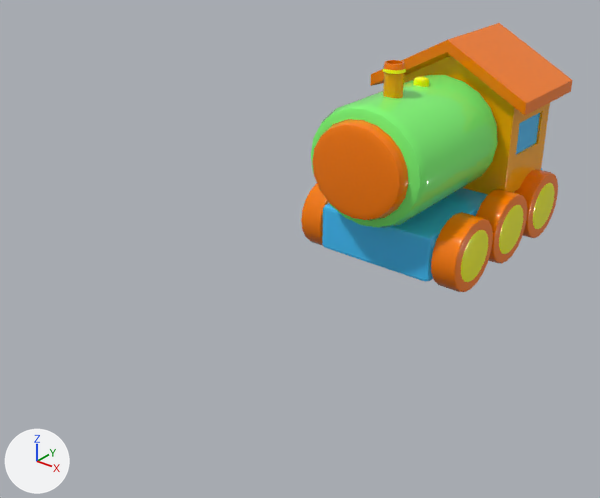
The FBX model assets/model/res/huoche/huoche.fbx as it was, and as the next commit left it.
One viewpoint serves both versions: a 50 mm camera at (0.0376, -0.0586, 0.0304) aimed at (-0.0019, -0.0092, -0.0002). The lights are fixed; the arrows at lower left show +X, +Y and +Z. Where no turn or scale is listed for an object, it has been applied to the vertices.
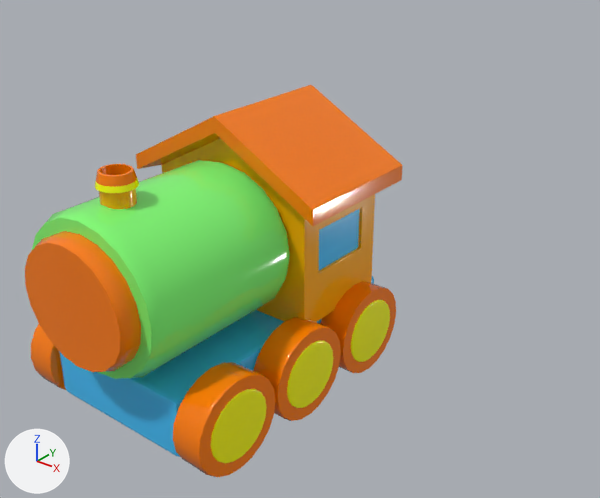
What the commit changed:
Mesh me_mesh_014_1 is new.
It has 360 vertices, 456 faces and spans x -0.0084..0.0084, y -0.0108..0.0108, z -0.0034..0.0034.
It uses material mat_huoche_aistandardsurface2 (orange #ff7e00).
Object 'pCylinder8' (ob_pcylinder8) moves from (0.00763, 0.00248, -0.0022) to (0.00763, -0.02817, -0.0022).
Object 'polySurface16' (ob_polysurface16) moves from (0.0, 0.01581, 0.00616) to (0.0, -0.01485, 0.00616).
Object 'pCylinder4' (ob_pcylinder4) is deleted.
Object 'pCylinder5' (ob_pcylinder5) is deleted.
Object 'pCylinder13' (ob_pcylinder13) is deleted.
Object 'pCylinder10' (ob_pcylinder10) moves from (0.00763, 0.01699, -0.0022) to (0.00763, -0.01367, -0.0022).
Object 'pCylinder3' (ob_pcylinder3) is deleted.
Object 'pCylinder11' (ob_pcylinder11) moves from (0.0, 1.01, 0.323) to (0.0, 1.01, 5.376).
Object 'pCylinder11' (ob_pcylinder11) is rescaled from (0.793, 1.51, 0.793) to (0.793, 1.36, 0.793).
Object 'pCube2' (ob_pcube2) moves from (0.0, -0.395, -1.454) to (0.0, -0.395, 3.81).
Object 'pCube2' (ob_pcube2) is rescaled from (1.99, 0.806, 4.13) to (1.99, 0.806, 3.85).
Object 'polySurface14' (ob_polysurface14) moves from (0.0, 2.152, -0.197) to (0.0, 1.893, 5.002).
Object 'polySurface14' (ob_polysurface14) is rescaled from (1.0, 1.0, 1.0) to (1.3, 1.3, 1.3).
Object 'pCylinder6' (ob_pcylinder6) is deleted.
Object 'pCylinder1' (ob_pcylinder1) moves from (0.0, 1.01, 0.0) to (0.0, 1.01, 5.053).
Object 'pCylinder1' (ob_pcylinder1) is rescaled from (1.0, 1.9, 1.0) to (1.0, 1.71, 1.0).
Object 'pCylinder9' (ob_pcylinder9) moves from (0.00763, 0.00972, -0.0022) to (0.00763, -0.02094, -0.0022).
Object 'polySurface9' (ob_polysurface9) moves from (0.0, 0.01581, 0.00616) to (0.0, -0.01485, 0.00616).
Object 'polySurface17' (ob_polysurface17) moves from (0.0, 0.01581, 0.00616) to (0.0, -0.01485, 0.00616).
Object 'huoche_group5_pCylinder13' (ob_huoche_group5_pcylinder13) is new; it shows me_mesh_014_1.
Its location is (0.00003, -0.02092, -0.0022).

What differs and where, as boxes [x1, y1, x2, y2] in the pictures (600 x 498 px):
'pCylinder1', moved, rescaled (38% wider, 43% taller): before [311, 75, 498, 228]; after [32, 160, 290, 379]
'polySurface17', moved: before [370, 23, 573, 116]; after [136, 85, 403, 226]
'pCylinder11', moved, rescaled: before [312, 119, 409, 221]; after [25, 231, 141, 372]
'pCube2', moved, rescaled (43% wider, 58% taller): before [322, 167, 542, 281]; after [59, 276, 374, 457]
'huoche_group5_pCylinder13', added (orange): after [31, 281, 396, 477]
'polySurface16', moved: before [404, 56, 550, 194]; after [161, 138, 375, 322]
'pCylinder8', moved: before [461, 230, 488, 282]; after [211, 389, 267, 463]
'pCylinder9', moved: before [499, 205, 523, 254]; after [287, 340, 334, 408]
'pCylinder3', deleted (orange): before [431, 212, 493, 292]
'polySurface14', moved, rescaled: before [382, 60, 406, 98]; after [95, 164, 139, 209]
'pCylinder10', moved: before [533, 183, 555, 229]; after [351, 300, 390, 362]
'polySurface9', moved: before [516, 113, 540, 154]; after [319, 209, 360, 270]
'pCylinder5', deleted: before [476, 189, 527, 264]
'pCylinder4', deleted: before [514, 169, 558, 238]
'pCylinder13', deleted (orange): before [301, 183, 329, 246]
'pCylinder6', deleted: before [413, 76, 429, 87]
